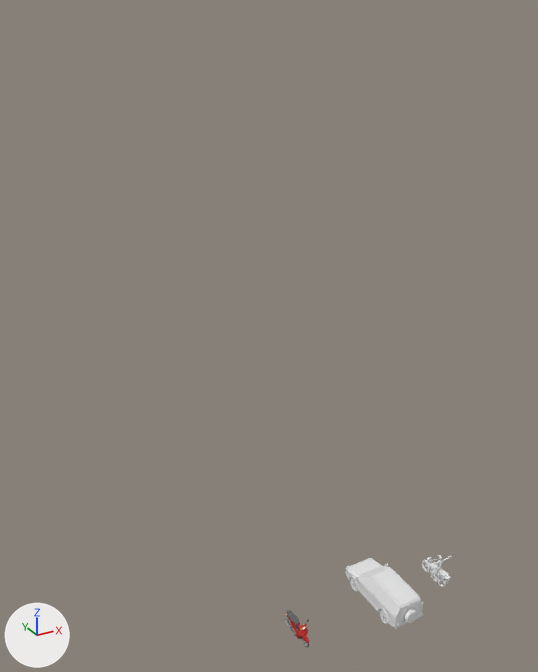
The glTF model public/models.glb: old version first, new version second.
The view is the same before and after, from a 50 mm lens placed at (-23.5, -24.0, 28.7), pointed at (0.6, 19.8, 6.9). Arrows for +X, +Y and +Z are at lower left; the lights stay in place. The picture after the commit comes second. Where no turn or scale is listed for an object, it has been applied to the vertices. Vertices at exactly the same position are counted once.

In view in the first picture: 'MotoCub_Carrosserie', 'car_1_Body' and 6 more.
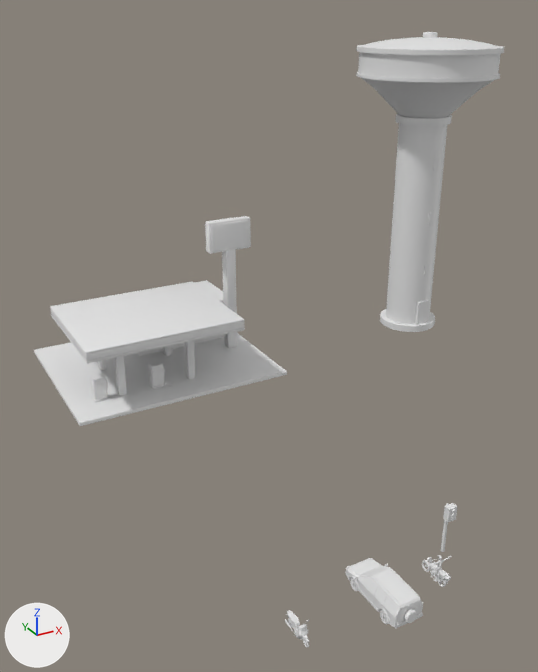
Pixel boxes [x1, y1, x2, y2] of what changed, in the pictures (538 x 672 px):
'StationEssence', added: after [34, 216, 287, 426]
'CE_Fut', added: after [380, 113, 452, 332]
'CE_Cuve', added: after [357, 52, 501, 118]
'CE_Toit', added: after [356, 32, 504, 55]
'Cylinder', added: after [441, 503, 457, 552]
'CE_Porte', added: after [416, 300, 429, 325]
'CE_Fenetre_2', added: after [433, 158, 439, 171]
'CE_Fenetre_1', added: after [428, 213, 434, 225]
'CE_Fenetre_0', added: after [424, 265, 429, 277]
part 1 of me_motocub_carrosserie, recoloured: [287, 610, 303, 640] in both
part 2 of me_motocub_carrosserie, recoloured: [287, 613, 308, 639] in both

Diff of the bpy script that builds the scene:
```diff
--- a/public/models.glb.py
+++ b/public/models.glb.py
@@ me_motocub_carrosserie @@
 me_motocub_carrosserie.from_pydata(...)  # 733 vertices, 1338 faces; spans x -0.27..0.27, y 0.54..2.31, z -0.51..0.35
 # used by ob_motocub_carrosserie; location = (-8.65, -1.21, 0.56)
-me_motocub_carrosserie.materials.append(mat_amorti_chrome)  # light grey #dddddf
-me_motocub_carrosserie.materials.append(mat_moteur_fonce)  # dark grey #4b4b4d
-me_motocub_carrosserie.materials.append(mat_moteur_gris)  # grey #959597
-me_motocub_carrosserie.materials.append(mat_clignotant_orange)  # orange #ffb83f, glowing orange #bc862c
-me_motocub_carrosserie.materials.append(mat_echap_clair)  # light grey #cbcbce
-me_motocub_carrosserie.materials.append(mat_feu_arriere_rouge)  # red #ff4538, glowing red #ff4538
+# me_motocub_carrosserie part 1: 214 faces spanning x -0.19..0.19, y 0.54..2.31, z -0.48..0.32 switch from mat_amorti_fonce (dark grey #616165) to no material
+# me_motocub_carrosserie part 2: 94 faces spanning x -0.27..0.27, y 0.6..2.2, z -0.51..0.35 switch from mat_carrosserie_rouge (red #c82721) to no material
@@ me_stationessence @@
+me_stationessence.from_pydata(...)  # 3768 vertices, 7290 faces; spans x -8.5..9.6, y -6.5..8.5, z 0.0..12.2
@@ me_ce_toit @@
+me_ce_toit.from_pydata(...)  # 385 vertices, 766 faces; spans x -6.25..6.25, y -6.25..6.25, z 25.35..26.9
@@ me_ce_porte @@
+me_ce_porte.from_pydata(...)  # a box spanning x -0.65..0.65, y -0.12..0.12, z -1.15..1.15
@@ me_ce_fut @@
+me_ce_fut.from_pydata(...)  # 384 vertices, 718 faces; spans x -2.7..2.7, y -2.7..2.7, z 0.0..20.0
@@ me_ce_fenetre_2 @@
+me_ce_fenetre_2.from_pydata(...)  # a box spanning x -0.225..0.225, y -0.1..0.1, z -0.55..0.55
@@ me_ce_cuve @@
+me_ce_cuve.from_pydata(...)  # 385 vertices, 766 faces; spans x -6.15..6.15, y -6.15..6.15, z 19.95..25.4
@@ me_cylinder @@
+me_cylinder.from_pydata(...)  # 112 vertices, 160 faces; spans x -0.3..0.29, y -0.55..0.11, z -1.0..2.3
@@ ob_stationessence @@
+ob_stationessence = bpy.data.objects.new('StationEssence', me_stationessence)
+ob_stationessence.location = (-4.0, 32.0, 0.0)
@@ ob_ce_toit @@
+ob_ce_toit = bpy.data.objects.new('CE_Toit', me_ce_toit)
+ob_ce_toit.location = (22.0, 30.0, 0.0)
@@ ob_ce_porte @@
+ob_ce_porte = bpy.data.objects.new('CE_Porte', me_ce_porte)
+ob_ce_porte.location = (22.0, 27.87, 1.75)
@@ ob_ce_fut @@
+ob_ce_fut = bpy.data.objects.new('CE_Fut', me_ce_fut)
+ob_ce_fut.location = (22.0, 30.0, 0.0)
@@ ob_ce_fenetre_2 @@
+ob_ce_fenetre_2 = bpy.data.objects.new('CE_Fenetre_2', me_ce_fenetre_2)
+ob_ce_fenetre_2.location = (22.0, 27.88, 16.0)
@@ ob_ce_fenetre_1 @@
+ob_ce_fenetre_1 = bpy.data.objects.new('CE_Fenetre_1', me_ce_fenetre_2.copy())
+ob_ce_fenetre_1.location = (22.0, 27.88, 11.0)
@@ ob_ce_fenetre_0 @@
+ob_ce_fenetre_0 = bpy.data.objects.new('CE_Fenetre_0', me_ce_fenetre_2.copy())
+ob_ce_fenetre_0.location = (22.0, 27.88, 6.0)
@@ ob_ce_cuve @@
+ob_ce_cuve = bpy.data.objects.new('CE_Cuve', me_ce_cuve)
+ob_ce_cuve.location = (22.0, 30.0, 0.0)
@@ ob_cylinder @@
+ob_cylinder = bpy.data.objects.new('Cylinder', me_cylinder)
+ob_cylinder.location = (1.97, 1.5, 0.99)
```
